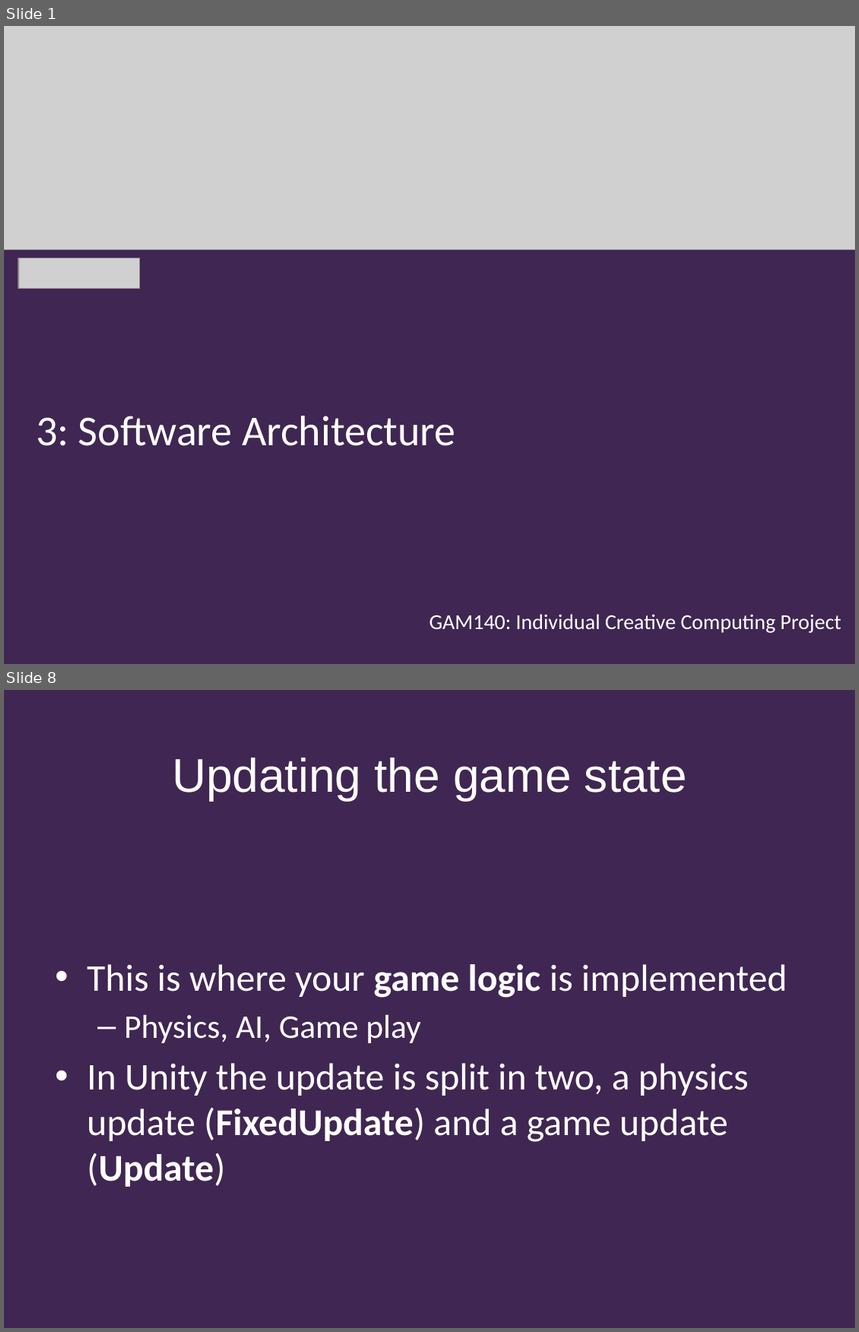
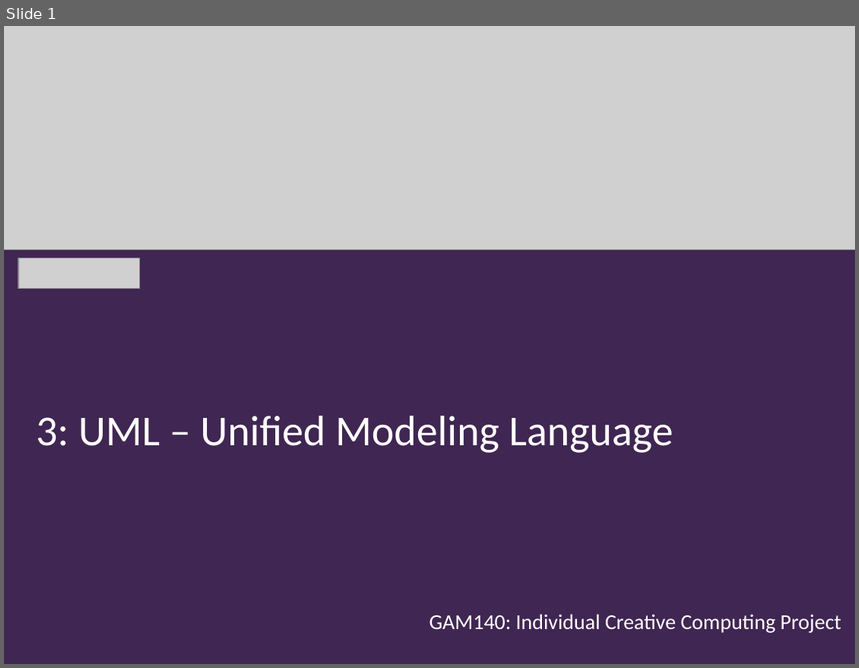
Before and after one commit to Falmouth-Games-Academy/bsc-course-materials, a slide deck: COMP140/04/2019-20-COMP140-04-lecture.pptx. Shown one above the other, each under a label of ours: slides 1 and 8 before the commit, slide 1 after it; the slides between them are not shown. The pictures are 859x1332 and 859x668 pixels, drawn with LibreOffice and Linux fonts; fonts in the diff are those of the drawing; grey boxes stand for pictures; background and template pictures are left out. Boxes give left, top, right and bottom in pixels: in the first picture for what was removed or moved away, otherwise in the second. Text is boxed around its words. In the diff, an @@ line names an element or a change of style, - is before the commit and + after.

```diff
--- a/COMP140/04/2019-20-COMP140-04-lecture.pptx
+++ b/COMP140/04/2019-20-COMP140-04-lecture.pptx
@@ slide 8 removed at (4, 690, 855, 1328), background #402652 @@
@@ title removed at (172, 758, 687, 801) @@
-Updating the game state
@@ text removed at (87, 964, 788, 1187) @@
-• This is where your game logic is implemented
-  – Physics, AI, Game play
-• In Unity the update is split in two, a physics update (FixedUpdate) and a game update (Update)
@@ slide 1 changed as well @@
@@ text at (36, 416, 674, 453): text changed @@
-3: Software Architecture
+3: UML – Unified Modeling Language
```
Also in this commit, not shown: 3 other slides changed, 10 slides added, 9 other slides removed, 2 other files.
